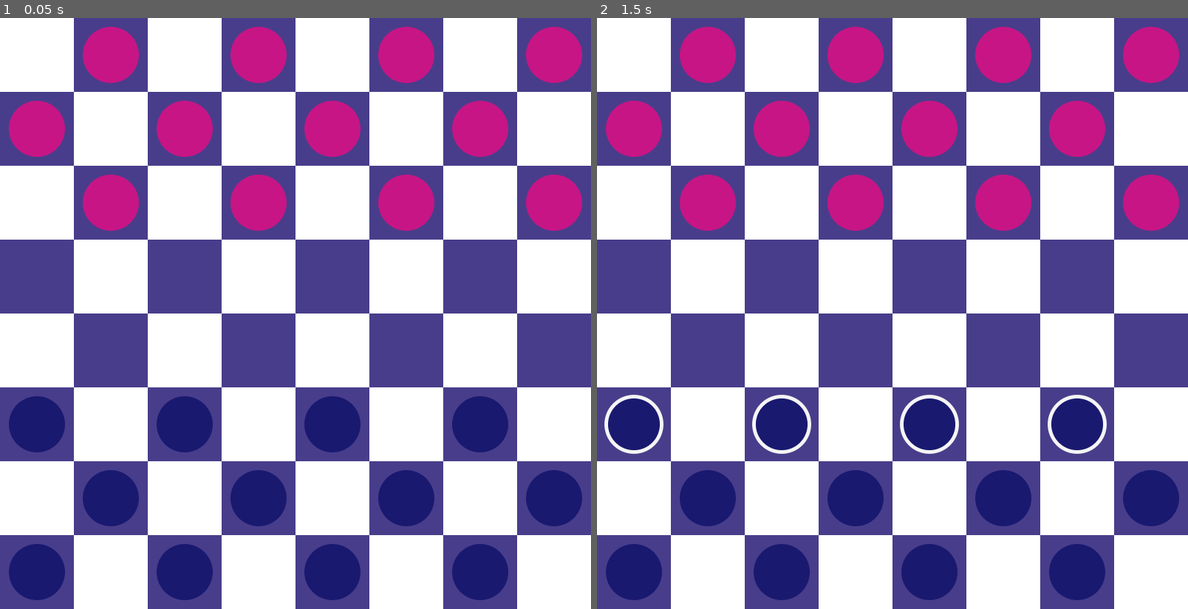
Above: before the commit, frames 1-2 (left to right).
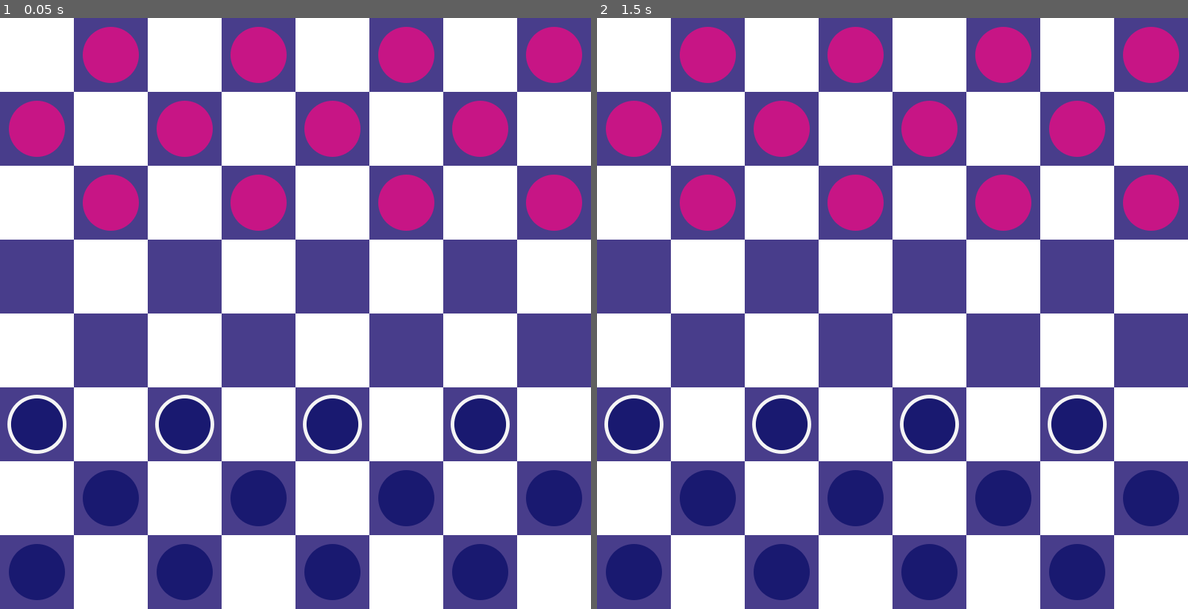
Above: after the commit, the same moments.

Repository: mattsullentrup/godot-checkers
Game: Godot game, scene res://rewrite/level/level.tscn
The game is run twice, just before and just after one commit, with the same random seed, the same clock (stepped at 60 frames per second) and the same inputs.
Inputs (mouse positions are in pixels of both pictures, inside the frame that each line leads up to):
- Up to frame 1 (0.05 s): no input
- Up to frame 2 (1.5 s): tap Enter at 0.5 s; move the mouse to (1022, 283) at 0.52 s; press the mouse at (1022, 283) at 0.53 s; tap Space at 1.25 s; move the mouse to (774, 343) at 1.27 s; release the mouse at (774, 343) at 1.28 s; right-click (774, 343) at 1.35 s

The runs differ from the first frame. In frame 1, 0.8% of the frame differs, in the area x 1-87%, y 63-74%; in frame 2, nothing differs.

Commit message:
Fix opponent not able to multi jump

Diff:
--- a/checkers/rewrite/units/groups/opponent_group.gd
+++ b/checkers/rewrite/units/groups/opponent_group.gd
@@ -3,10 +3,17 @@
 
 func take_turn() -> void:
 	super()
-	await get_tree().create_timer(0.5).timeout
+	#await get_tree().create_timer(0.5).timeout
 	if not jumpable_units.is_empty():
 		set_selected_unit(jumpable_units.front())
-	else:
+	elif not moveable_units.is_empty():
 		set_selected_unit(moveable_units.front())
 
-	selected_unit.move(selected_unit.available_cells.front())
+	if selected_unit:
+		selected_unit.move(selected_unit.available_cells.front())
+
+
+func _on_unit_movement_completed(unit: Unit) -> void:
+	super(unit)
+	if unit.can_move:
+		take_turn()
--- a/checkers/rewrite/units/groups/unit_group.gd
+++ b/checkers/rewrite/units/groups/unit_group.gd
@@ -53,7 +53,7 @@
 	for unit: Unit in moveable_units:
 		unit.can_move = false
 
-	await get_tree().create_timer(0.1).timeout
+	#await get_tree().create_timer(0.1).timeout
 	_unit_movement.get_moveable_units()
 
 	if jumpable_units.is_empty():
